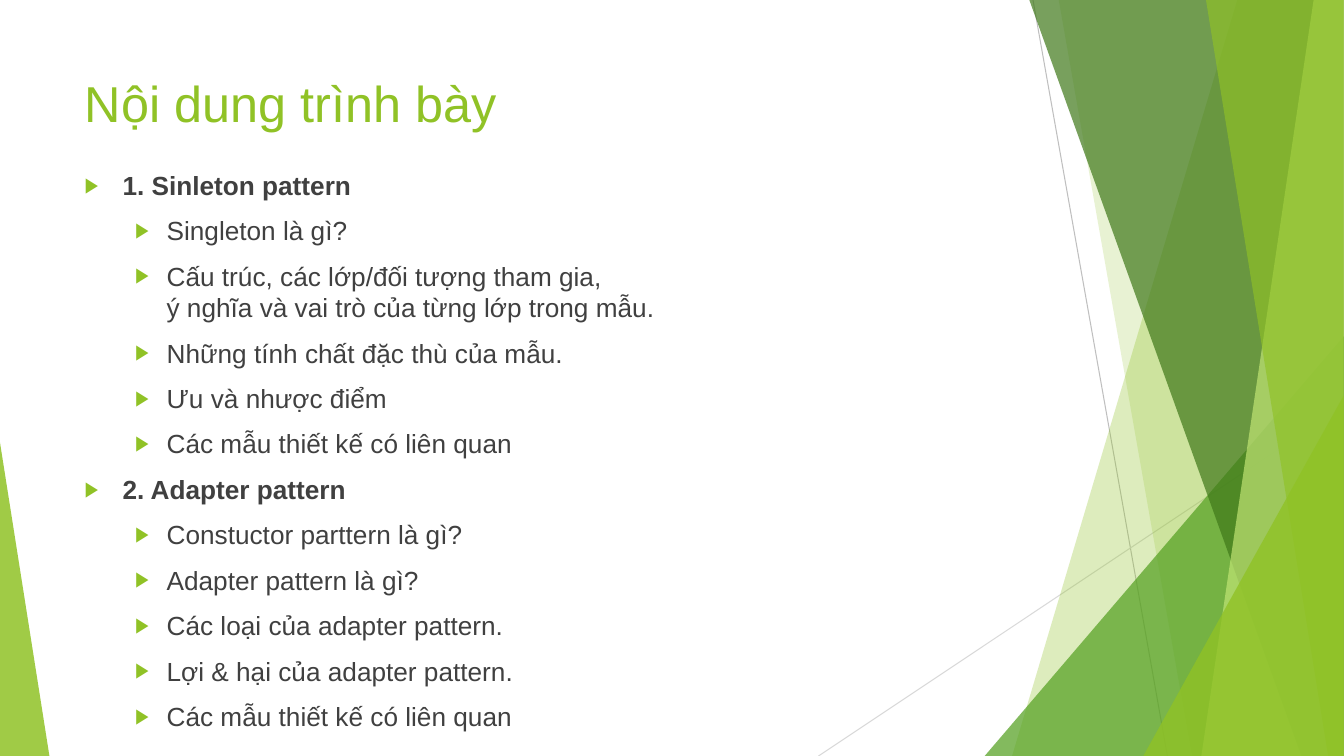
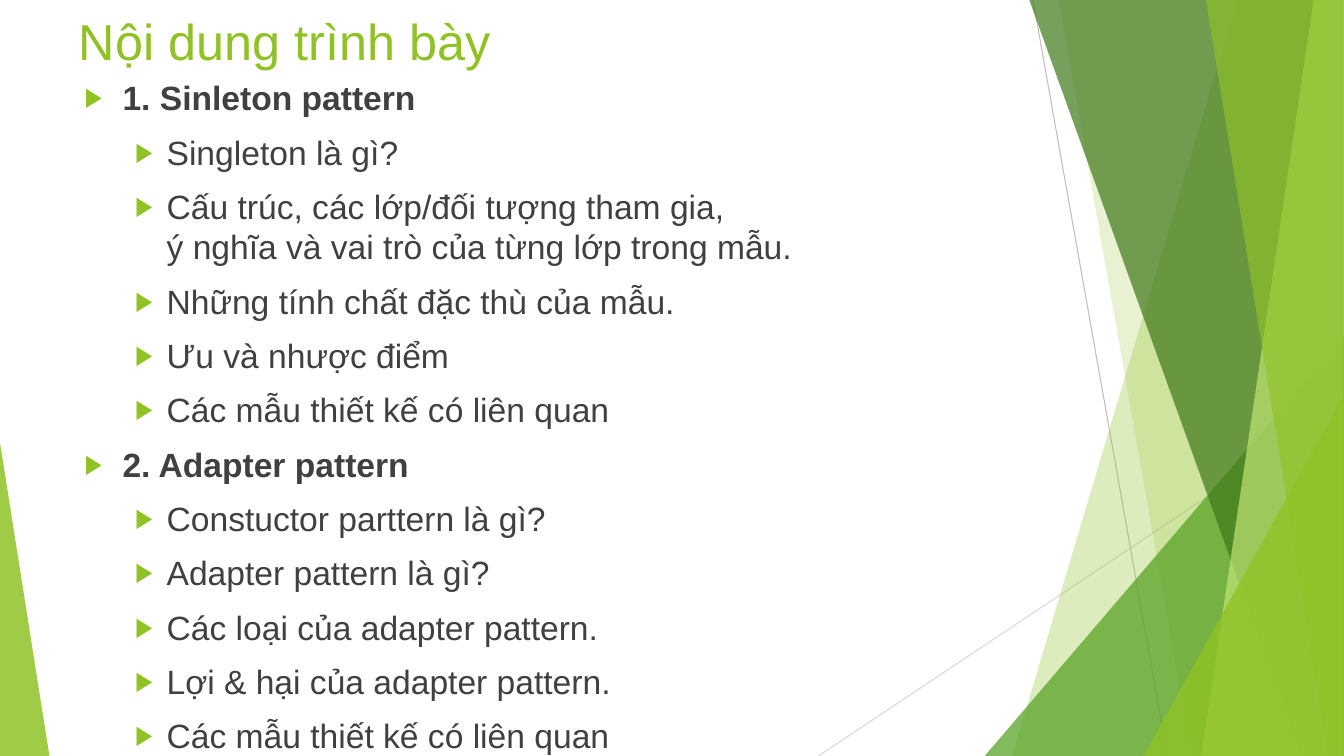
Before and after one commit to baobao98/DemoOOAD, a slide deck: slide 3 of Docs/Presentation-TKPMHDT-group04.pptx. Drawn at 1344x756 pixels with LibreOffice and Linux fonts; fonts in the diff are those of the drawing. Boxes give left, top, right and bottom in pixels: in the first picture for what was removed or moved away, otherwise in the second. Text is boxed around its words. In the diff, an @@ line names an element or a change of style, - is before the commit and + after.

```diff
--- a/Docs/Presentation-TKPMHDT-group04.pptx
+++ b/Docs/Presentation-TKPMHDT-group04.pptx
@@ title "Nội dung trình bày": place and size @@
-title "Nội dung trình bày" at <box>85,85,496,132</box>
+title "Nội dung trình bày" at <box>79,23,490,70</box>
@@ text "1. Sinleton pattern": place and size @@
-text "1. Sinleton pattern" at <box>123,176,654,686</box>
+text "1. Sinleton pattern" at <box>123,85,792,755</box>
@@ text "1. Sinleton pattern" at <box>123,85,792,755</box>: size 18.7 to 24 pt @@
```
Also in this commit, not shown: 10 other slides changed, 2 other files.
